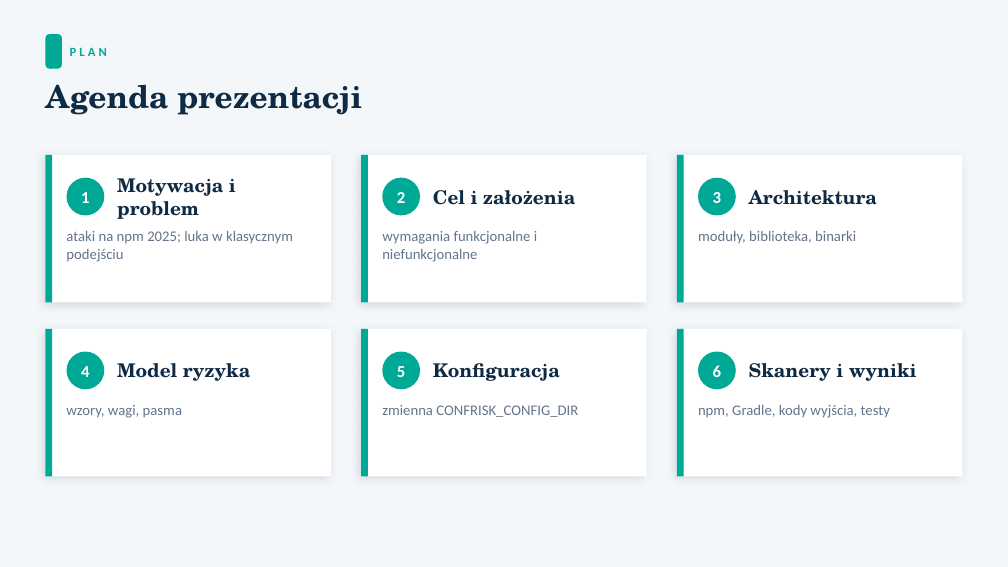
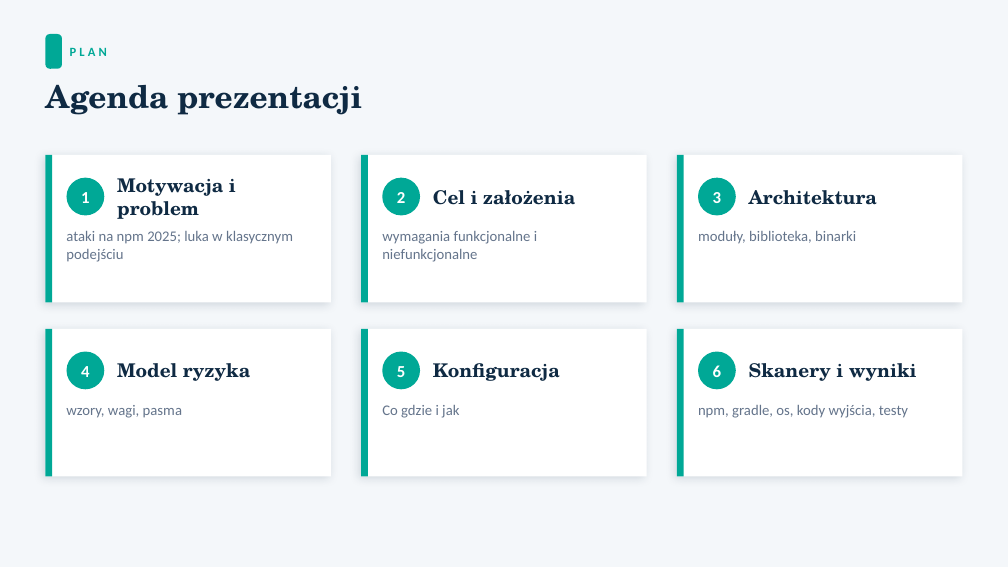
Before and after one commit to matjamr/linux-security-scanner, a slide deck: slide 2 of docs/Prezentacja_confrisk.pptx. Drawn at 1008x567 pixels with LibreOffice and Linux fonts; fonts in the diff are those of the drawing. Boxes give left, top, right and bottom in pixels: in the first picture for what was removed or moved away, otherwise in the second. Text is boxed around its words. In the diff, an @@ line names an element or a change of style, - is before the commit and + after.

```diff
--- a/docs/Prezentacja_confrisk.pptx
+++ b/docs/Prezentacja_confrisk.pptx
@@ text at [382, 405, 459, 418]: text changed @@
-zmienna CONFRISK_CONFIG_DIR
+Co gdzie i jak
@@ text at [698, 405, 908, 418]: text changed @@
-npm, Gradle, kody wyjścia, testy
+npm, gradle, os, kody wyjścia, testy
```
Also in this commit, not shown: 10 other slides changed, 2 slides removed, 16 other files.
